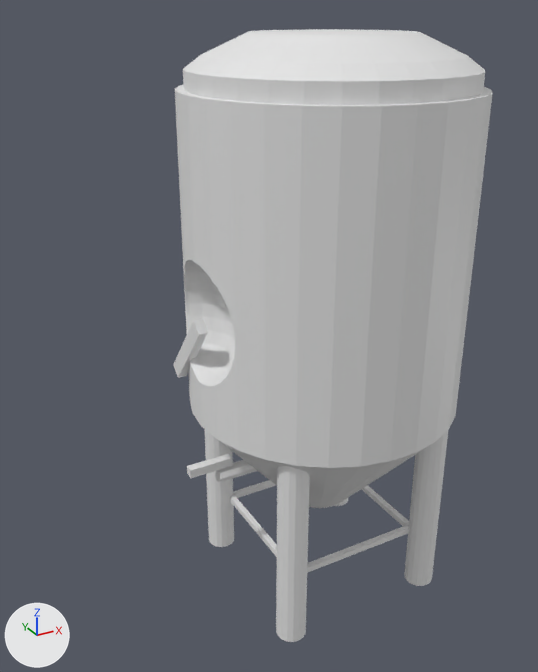
A saved change to the FBX model models/fermenter/fermenter.fbx.
Before and after are seen from a 50 mm lens placed at (-1.25, -1.9, 1.91), pointed at (0.0, 0.38, 0.77). Every picture has the same lights, and +X, +Y and +Z are marked at lower left. Where no turn or scale is listed for an object, it has been applied to the vertices.

Before the edit, the objects in view are built like this:
```python
me_body = bpy.data.meshes.new('body')
me_body.from_pydata(...)  # 685 vertices, 1382 faces; spans x -0.45..0.45, y -0.45..0.45, z 0.0..1.85
me_gauge = bpy.data.meshes.new('gauge')
me_gauge.from_pydata(...)  # 8 vertices, 12 faces; spans x 0.001..0.031, y -0.029..0.202, z -0.233..0.029
ob_body = bpy.data.objects.new('body', me_body)
ob_body.location = (0.0, 0.0, 0.0)
ob_gauge = bpy.data.objects.new('gauge', me_gauge)
ob_gauge.location = (-0.451, 0.016, 1.024)
```
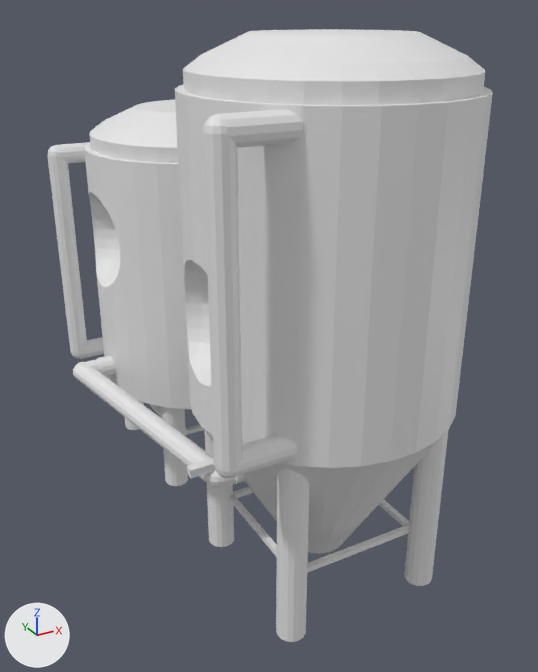
Pixel boxes (x1, y1, x2, y2) of what changed, in the pictures (538 x 672 px; the box of a moved part takes in the faces that stretch with it):
'brite-body', added
    after: (84, 100, 204, 486)
'fermenter-gauge', added
    after: (203, 133, 243, 472)
'fermenter-gauge-holder', added
    after: (203, 110, 303, 478)
'body-hose', added
    after: (73, 359, 236, 488)
'brite-gauge', added
    after: (47, 155, 87, 354)
'gauge', deleted
    before: (173, 319, 208, 378)
'brite-gauge-holder', added
    after: (47, 142, 104, 359)
'body-hose-clamps', added
    after: (97, 356, 246, 484)
part 1 of me_body, moved or reshaped
    before: (204, 429, 448, 642)
    after: (202, 427, 448, 642)

What the commit changed:
me_body has 685 vertices, 1382 faces and spans x -0.45..0.45, y -0.45..0.45, z 0.0..1.85.
me_body is used by ob_body; location (0.0, 0.0, 0.0).
Part 1, on me_body:
28 vertices are removed from x -0.32..0.32, y -0.32..0.32, z 0.3..0.68.
124 faces are deleted.
26 vertices in x -0.1..0.1, y -0.1..0.1, z 0.3 move by (0.0, 0.0, -0.2).
16 vertices in x -0.27..0.27, y -0.26..0.26, z 0.57..0.59 move by (0.0, 0.0, -0.06).
12 vertices in x -0.31..0.31, y -0.31..0.31, z 0.6..0.63 move by (0.0, 0.0, -0.04).
12 vertices in x -0.23..0.23, y -0.25..0.25, z 0.57 move by (0.0, 0.0, -0.07).
8 vertices in x -0.32..0.32, y -0.32..0.32, z 0.67..0.68 move by (0.0, 0.0, -0.02).
8 vertices in x -0.32..0.32, y -0.32..0.32, z 0.65 move by (0.0, 0.0, -0.03).
16 vertices move from x -0.3..0.29, y -0.32..0.32, z 0.47..0.67 to x -0.35..0.29, y -0.32..0.32, z 0.47..0.66.
20 vertices are added at x -0.28..0.28, y -0.32..0.32, z 0.1..0.66.
8 new vertices lie (0.0, 0.0, 0.67) away from vertices in x -0.32..0.32, y -0.31..0.31, z 0.0.
124 new faces join them.
Mesh me_brite_gauge_002 is new.
It has 48 vertices, 96 faces and spans x -0.539..-0.46, y 1.26..1.34, z 0.45..1.35.
Mesh me_fermenter_gauge_holder_002 is new.
It has 398 vertices, 788 faces and spans x -0.539..-0.3, y -0.34..-0.26, z 0.71..1.689.
Mesh me_body_hose_002 is new.
It has 387 vertices, 770 faces and spans x -0.613..-0.25, y -0.04..1.01, z 0.46..0.539.
Mesh me_fermenter_gauge_002 is new.
It has 48 vertices, 96 faces and spans x -0.539..-0.46, y -0.34..-0.26, z 0.75..1.65.
Mesh me_brite_body_002 is new.
It has 615 vertices, 1242 faces and spans x -0.45..0.45, y 0.55..1.45, z 0.0..1.55.
Mesh me_brite_gauge_holder_002 is new.
It has 398 vertices, 788 faces and spans x -0.539..-0.3, y 1.26..1.34, z 0.41..1.389.
Mesh me_body_hose_clamps_002 is new.
It consists of a 15-sided cylinder along x spanning x -0.35..-0.25, y -0.045..0.045, z 0.455..0.544; a 15-sided cylinder along x spanning x -0.5..-0.4, y 0.925..1.015, z 0.455..0.544.
Object 'gauge' (ob_gauge) is deleted.
Object 'brite-gauge' (ob_brite_gauge) is new; it shows me_brite_gauge_002.
Its location is (0.0, 0.0, 0.0).
Object 'fermenter-gauge-holder' (ob_fermenter_gauge_holder) is new; it shows me_fermenter_gauge_holder_002.
Its location is (0.0, 0.0, 0.0).
Object 'body-hose' (ob_body_hose) is new; it shows me_body_hose_002.
Its location is (0.0, 0.0, 0.0).
Object 'fermenter-gauge' (ob_fermenter_gauge) is new; it shows me_fermenter_gauge_002.
Its location is (0.0, 0.0, 0.0).
Object 'brite-body' (ob_brite_body) is new; it shows me_brite_body_002.
Its location is (0.0, 0.0, 0.0).
Object 'brite-gauge-holder' (ob_brite_gauge_holder) is new; it shows me_brite_gauge_holder_002.
Its location is (0.0, 0.0, 0.0).
Object 'body-hose-clamps' (ob_body_hose_clamps) is new; it shows me_body_hose_clamps_002.
Its location is (0.0, 0.0, 0.0).
